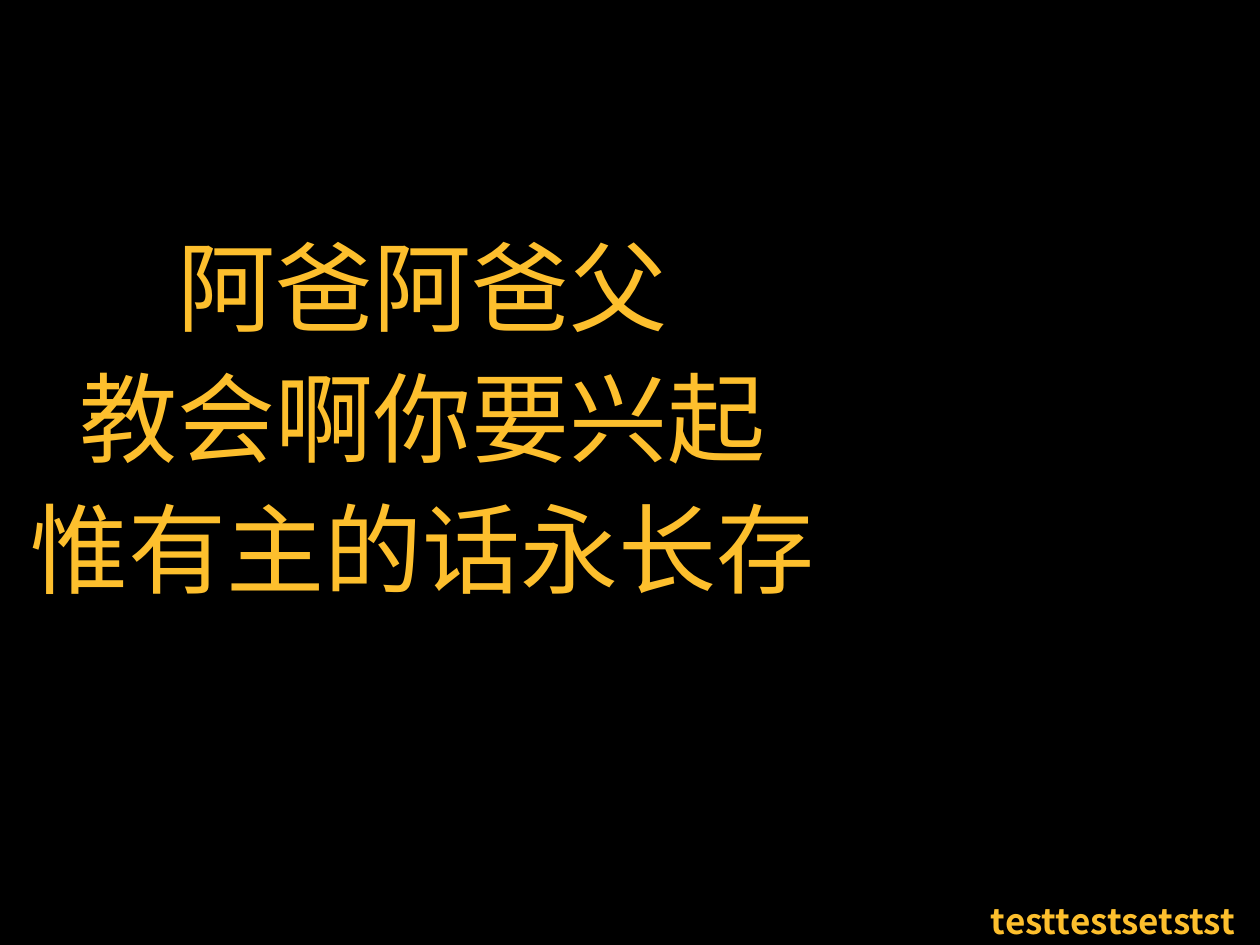
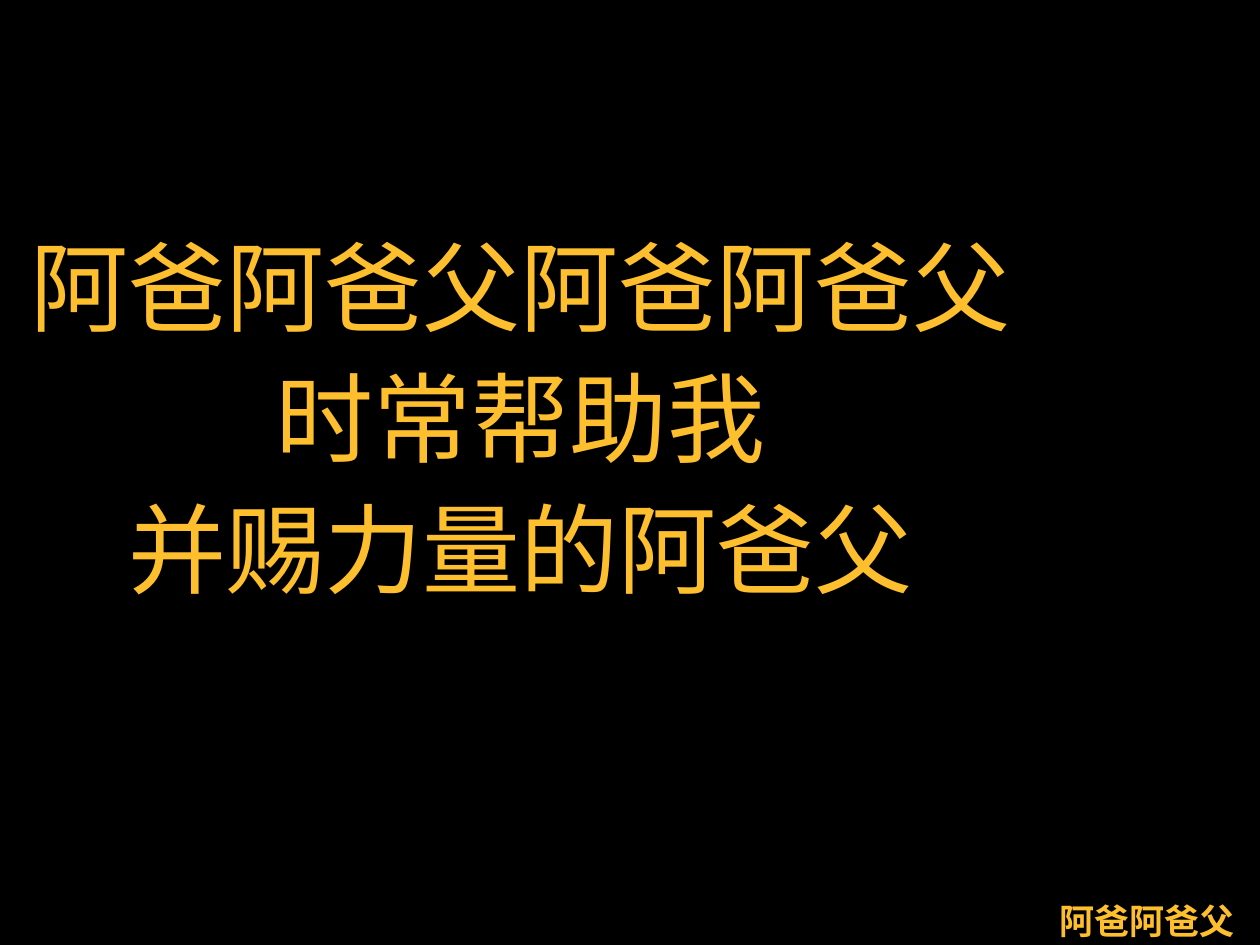
Before and after one commit to zangruizhe/parse_word_to_ppt_by_python, a slide deck: slide 2 of 20160510.pptx. Drawn at 1260x945 pixels with LibreOffice and Linux fonts; fonts in the diff are those of the drawing; background and template pictures are left out. Boxes give left, top, right and bottom in pixels: in the first picture for what was removed or moved away, otherwise in the second. Text is boxed around its words. In the diff, an @@ line names an element or a change of style, - is before the commit and + after.

```diff
--- a/20160510.pptx
+++ b/20160510.pptx
@@ text at [30, 242, 1010, 595]: text changed @@
-阿爸阿爸父
-教会啊你要兴起
-惟有主的话永长存
+阿爸阿爸父阿爸阿爸父
+时常帮助我
+并赐力量的阿爸父
@@ text at [1060, 904, 1235, 937]: text changed @@
-testtestsetstst
+阿爸阿爸父
```
Also in this commit, not shown: 9 slides added, 1 slide removed, 10 other files.
